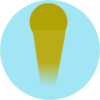
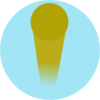
Two versions of the same layered image (100px x 100px). Layer-by-layer changes:
moved "Ball" above "Trail", painted on it over [29, 3, 69, 41]
